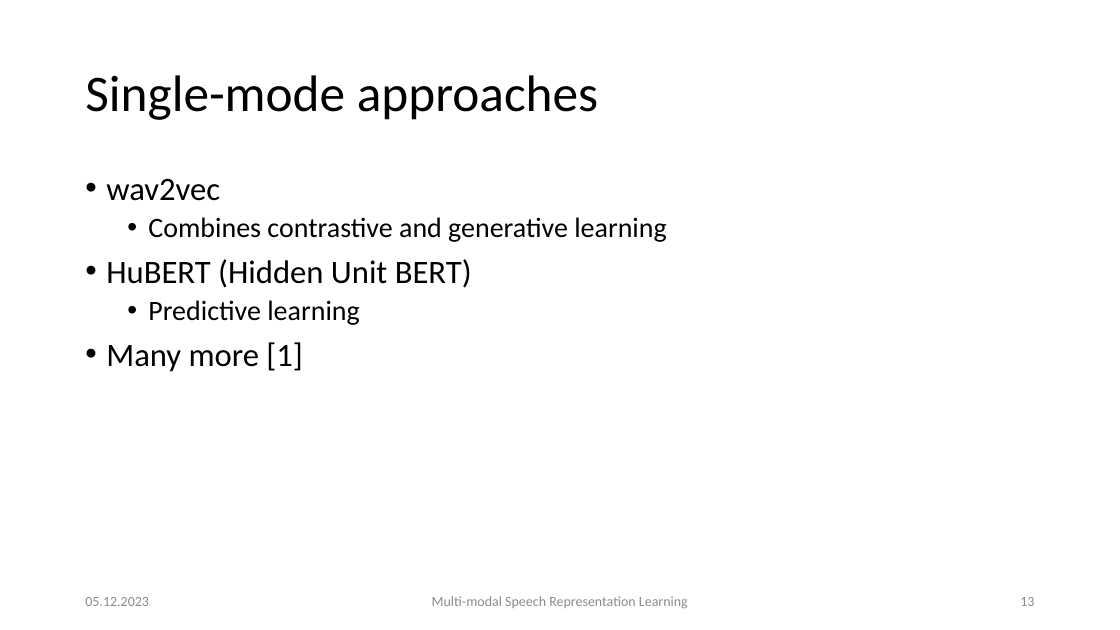
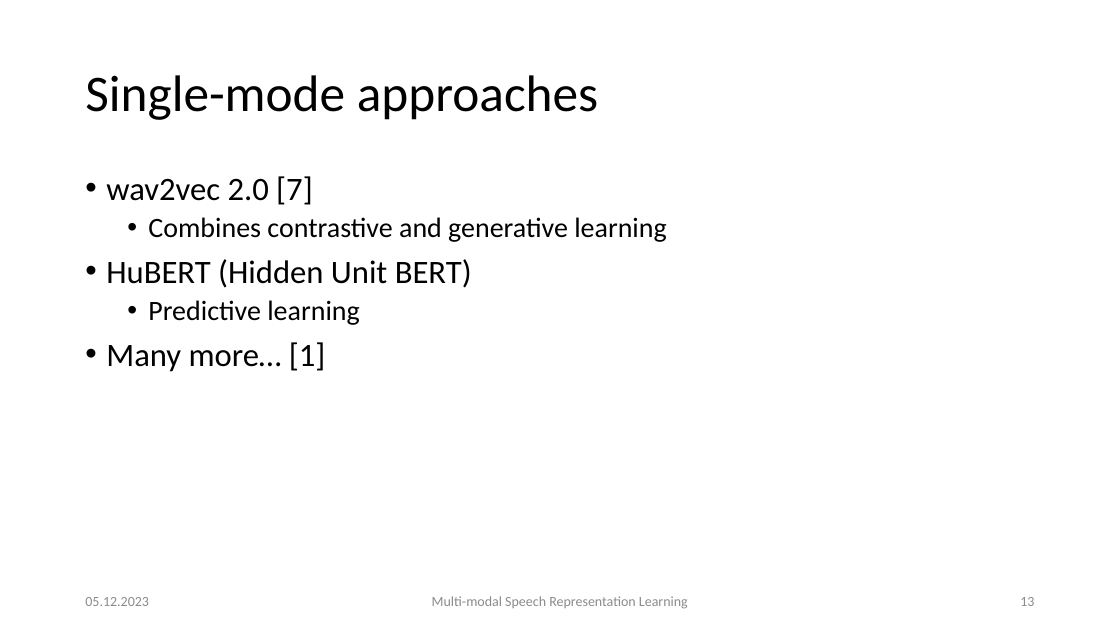
Before and after one commit to carlos-schmidt/nn-seminar, a slide deck: slide 13 of presentation.pptx. Drawn at 1120x630 pixels with LibreOffice and Linux fonts; fonts in the diff are those of the drawing. Boxes give left, top, right and bottom in pixels: in the first picture for what was removed or moved away, otherwise in the second. Text is boxed around its words. In the diff, an @@ line names an element or a change of style, - is before the commit and + after.

```diff
--- a/presentation.pptx
+++ b/presentation.pptx
@@ text at box(106, 176, 313, 205): text changed @@
-• wav2vec
+• wav2vec 2.0 [7]
@@ text at box(106, 342, 326, 372): text changed @@
-• Many more [1]
+• Many more… [1]
```
Also in this commit, not shown: 13 other slides changed, 3 slides added.
